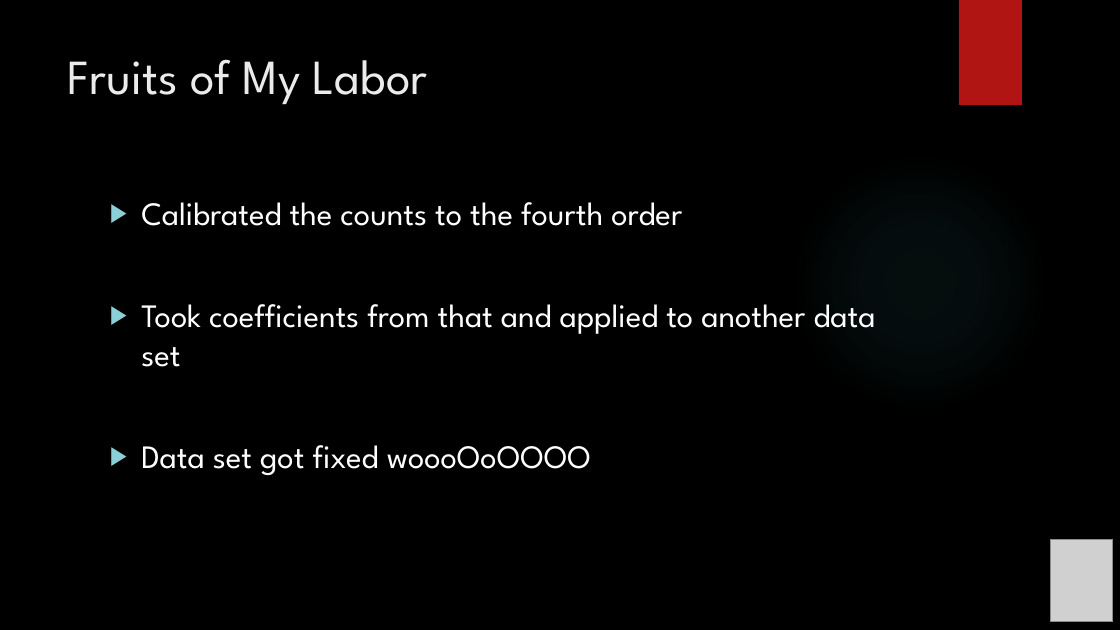
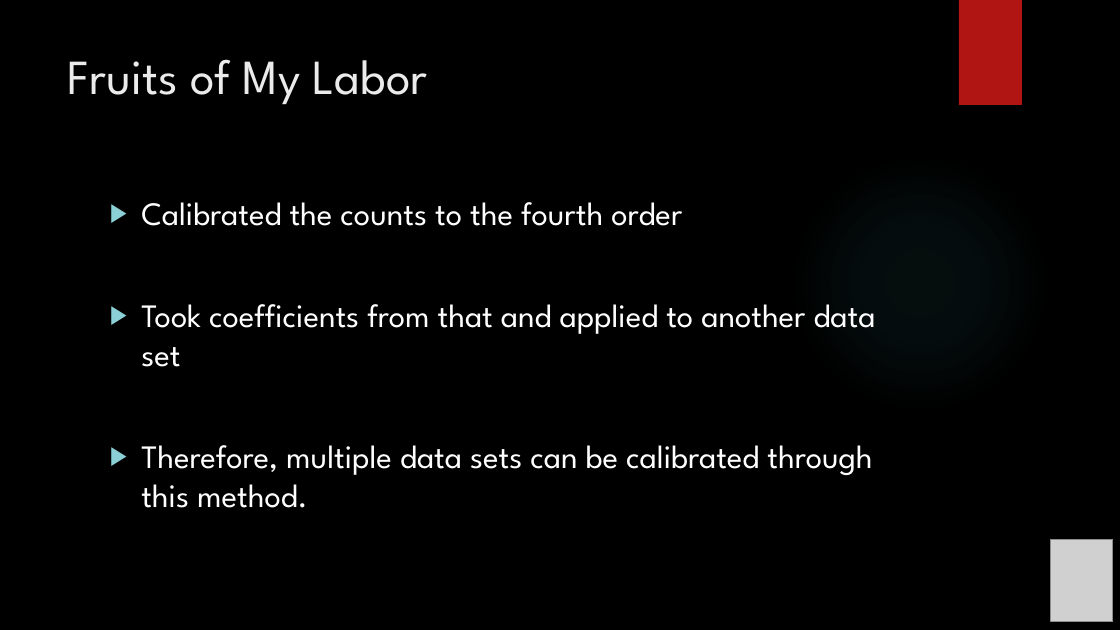
Before and after one commit to exoworlds/clio2016-2017, a slide deck: slide 8 of notes/symposium_presentation.pptx. Drawn at 1120x630 pixels with LibreOffice and Linux fonts; fonts in the diff are those of the drawing; grey boxes stand for pictures; background and template pictures are left out. Boxes give left, top, right and bottom in pixels: in the first picture for what was removed or moved away, otherwise in the second. Text is boxed around its words. In the diff, an @@ line names an element or a change of style, - is before the commit and + after.

```diff
--- a/notes/symposium_presentation.pptx
+++ b/notes/symposium_presentation.pptx
@@ text at [141, 445, 872, 508]: text changed @@
-▶ Data set got fixed woooOoOOOO
+▶ Therefore, multiple data sets can be calibrated through this method.
```
Also in this commit, not shown: 4 other slides changed.
